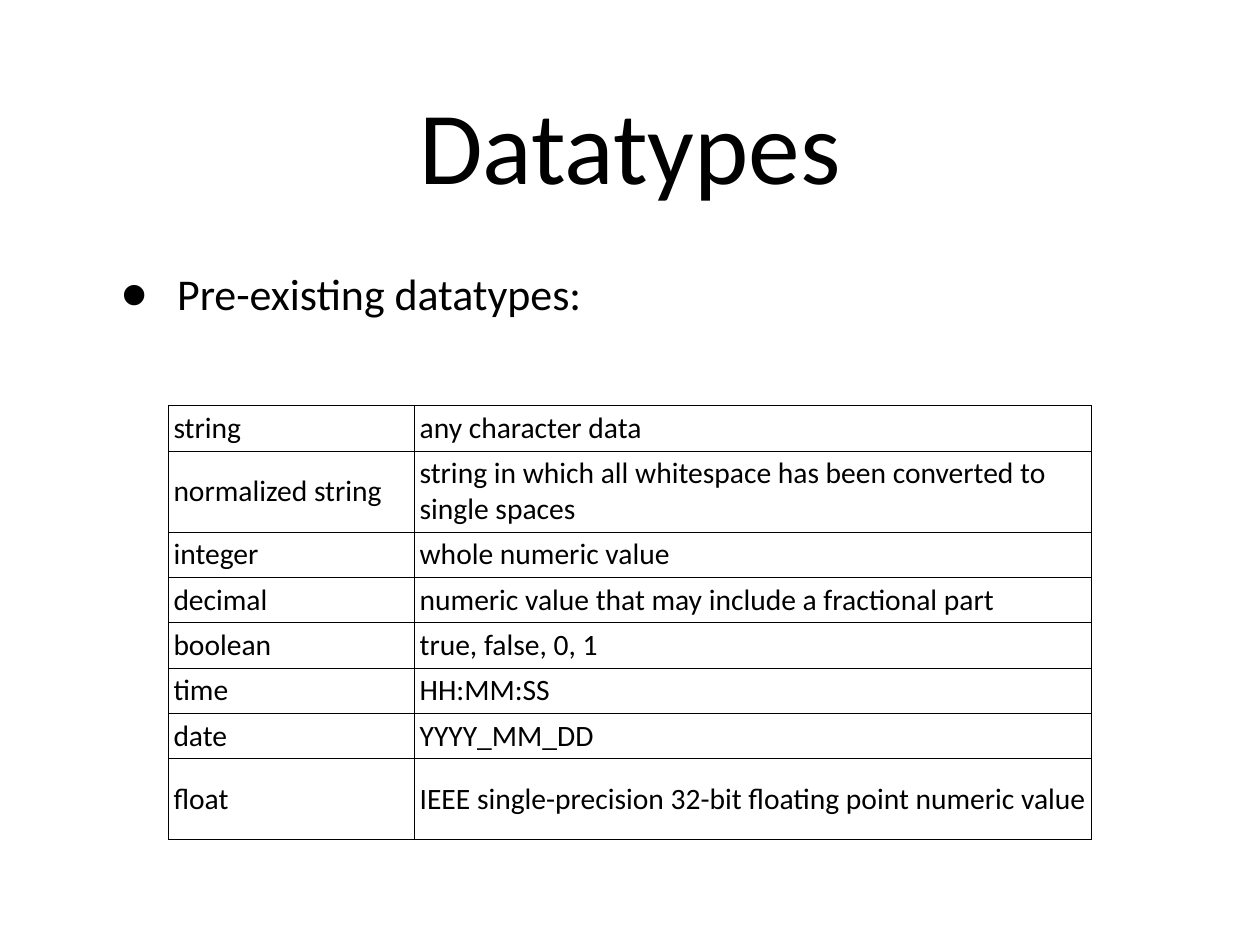
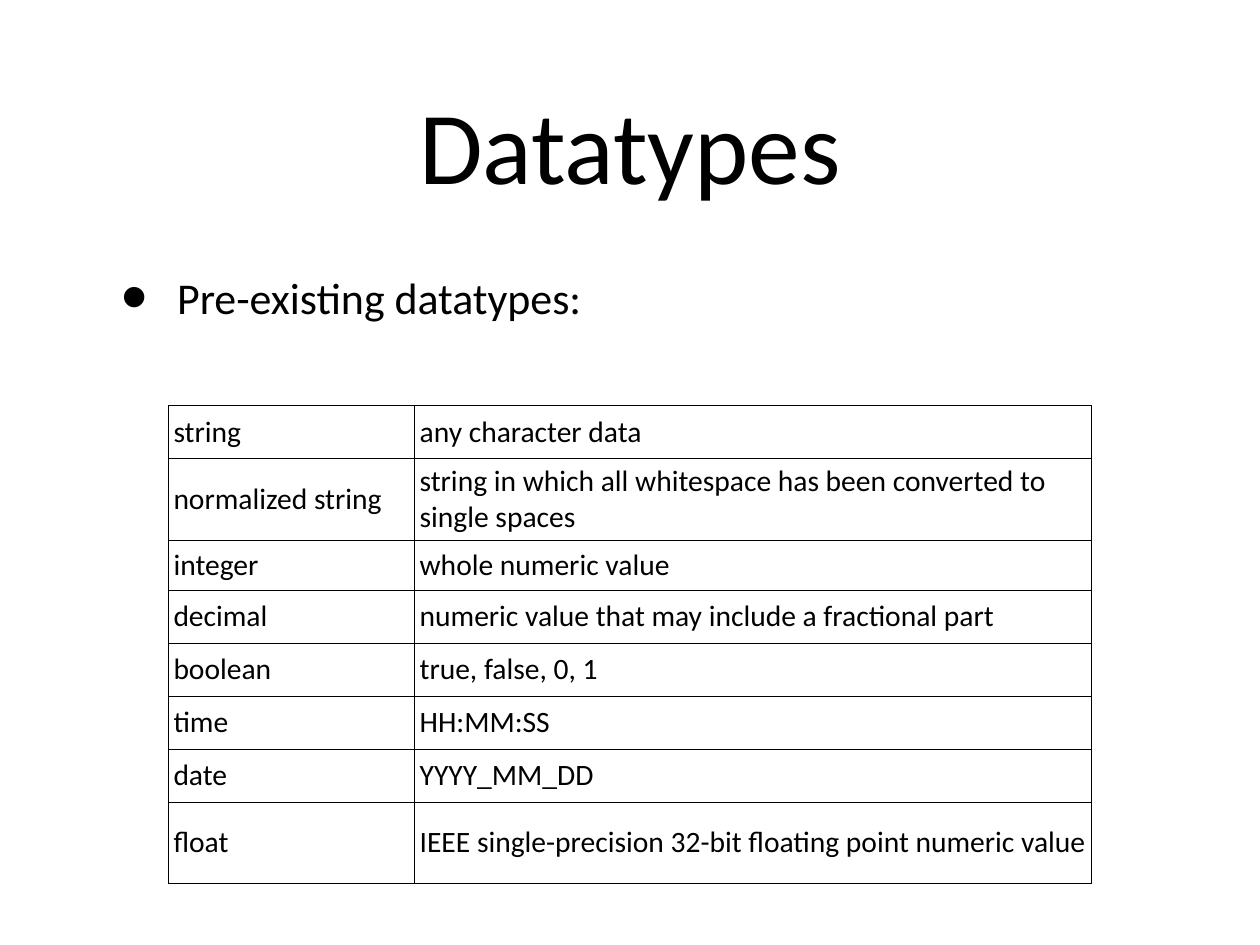
Before and after one commit to tathougies/zynx-se-bootcamp, a slide deck: slide 25 of xml/xml-schema-xpath.ppt (slide 24 before the commit). Drawn at 1260x945 pixels with LibreOffice and Linux fonts; fonts in the diff are those of the drawing. Boxes give left, top, right and bottom in pixels: in the first picture for what was removed or moved away, otherwise in the second. Text is boxed around its words. In the diff, an @@ line names an element or a change of style, - is before the commit and + after.

```diff
--- a/xml/xml-schema-xpath.ppt
+++ b/xml/xml-schema-xpath.ppt
@@ text "Pre-existing datatypes:" at [177, 283, 582, 322]: line spacing 0.9 to 1 @@
@@ table: place and size @@
-table at [168, 406, 1092, 856]
+table at [168, 406, 1092, 883]
```
Also in this commit, not shown: 20 other slides changed, 1 slide added.
